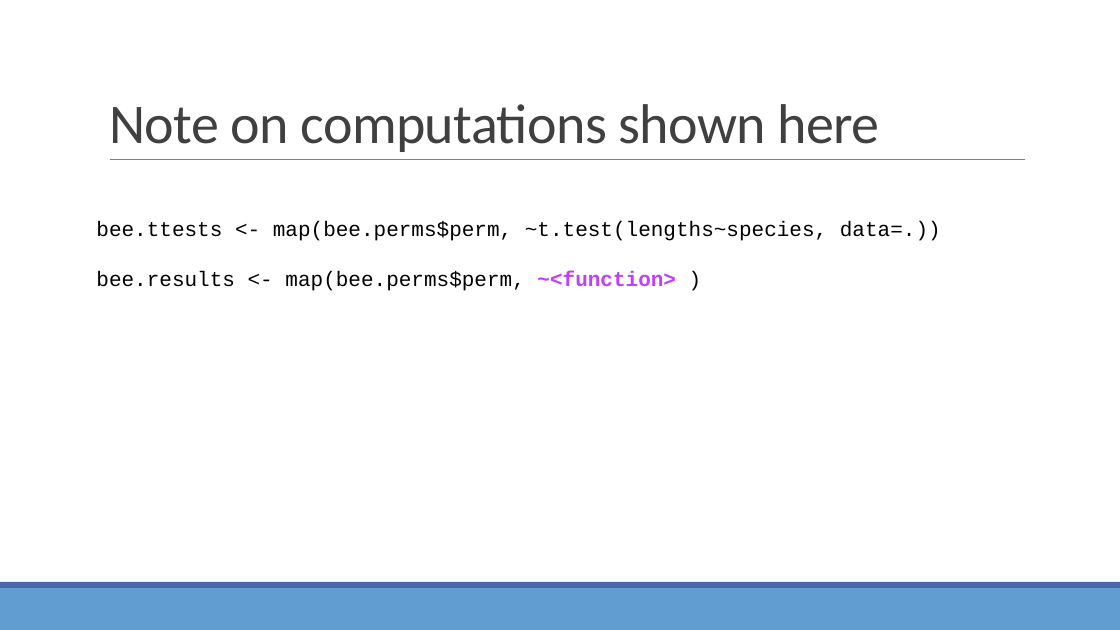
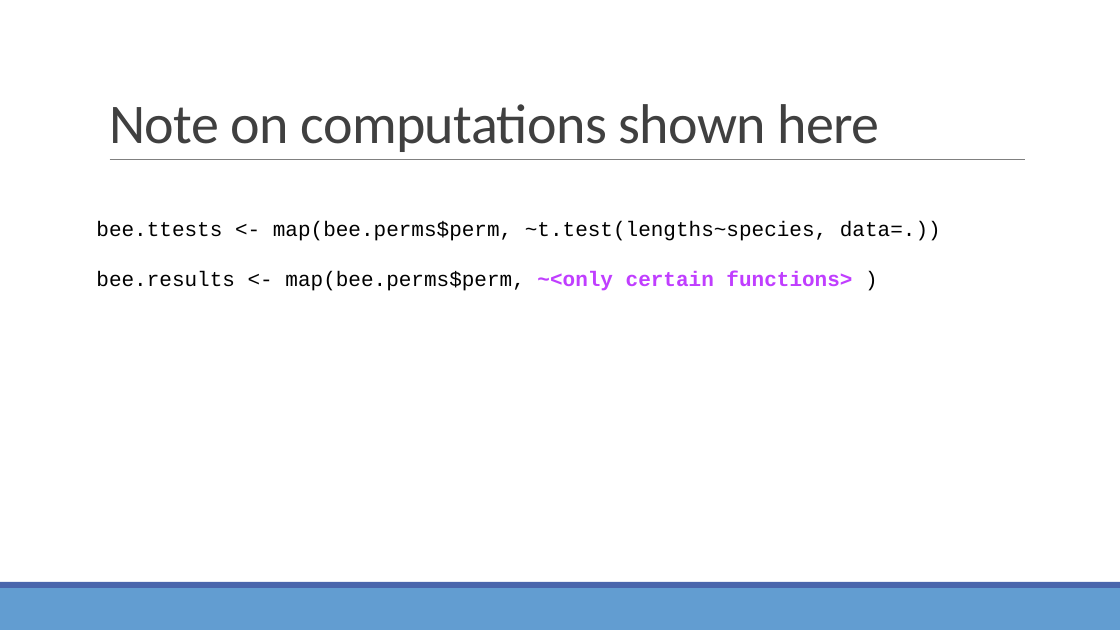
Before and after one commit to sjspielman/bio5312_fall2017, a slide deck: slide 31 of slides/day8_resampling_multtesting.pptx. Drawn at 1120x630 pixels with LibreOffice and Linux fonts; fonts in the diff are those of the drawing. Boxes give left, top, right and bottom in pixels: in the first picture for what was removed or moved away, otherwise in the second. Text is boxed around its words. In the diff, an @@ line names an element or a change of style, - is before the commit and + after.

```diff
--- a/slides/day8_resampling_multtesting.pptx
+++ b/slides/day8_resampling_multtesting.pptx
@@ text at <box>96,271,852,291</box>: text changed @@
-bee.results <- map(bee.perms$perm, ~<function> )
+bee.results <- map(bee.perms$perm, ~<only certain functions> )
```
Also in this commit, not shown: 6 other slides changed, 2 slides added, 10 other files.
